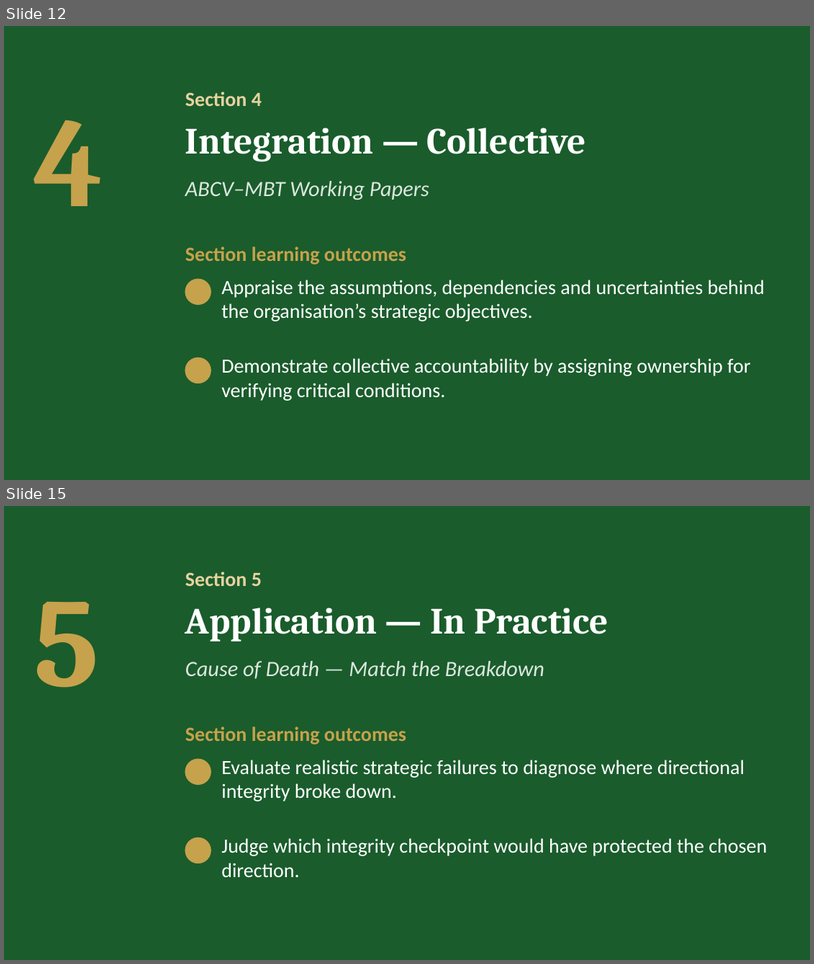
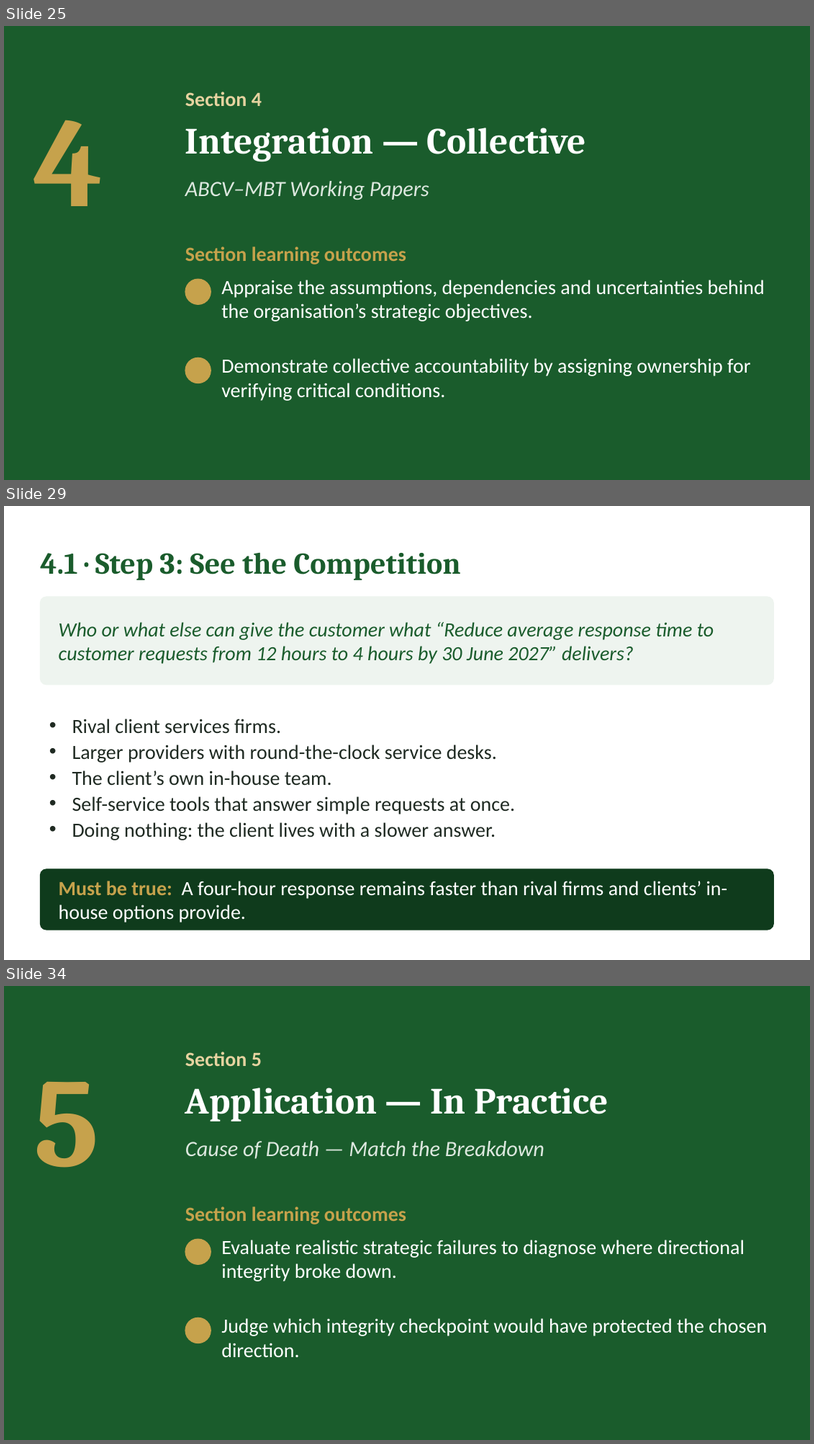
Before and after one commit to IBSL26/ibsl-platform, a slide deck: Unit decks/Unit 04 - Direction Integrity (ABCV-MBT).pptx. Shown one above the other, each under a label of ours: slides 12 and 15 before the commit, slides 25, 29 and 34 after it; the slides between them are not shown. The pictures are 814x964 and 814x1444 pixels, drawn with LibreOffice and Linux fonts; fonts in the diff are those of the drawing; background and template pictures are left out. Boxes give left, top, right and bottom in pixels: in the first picture for what was removed or moved away, otherwise in the second. Text is boxed around its words. In the diff, an @@ line names an element or a change of style, - is before the commit and + after.

```diff
--- a/Unit decks/Unit 04 - Direction Integrity (ABCV-MBT).pptx
+++ b/Unit decks/Unit 04 - Direction Integrity (ABCV-MBT).pptx
@@ slide 29 added at box(4, 506, 810, 960), background #FFFFFF @@
@@ text added at box(40, 553, 460, 580), 36 pt, text #1A5C2C, bold @@
+4.1 · Step 3: See the Competition
@@ rounded rectangle added at box(40, 597, 774, 685), fill #EEF4EF, outline #EEF4EF 1 pt @@
@@ text added at box(59, 622, 714, 664), 24 pt, text #1A5C2C, italic @@
+Who or what else can give the customer what “Reduce average response time to customer requests from 12 hours to 4 hours by 30 June 2027” delivers?
@@ text added at box(72, 718, 515, 840), 24 pt, text #1F2A22 @@
+• Rival client services firms.
+• Larger providers with round-the-clock service desks.
+• The client’s own in-house team.
+• Self-service tools that answer simple requests at once.
+• Doing nothing: the client lives with a slower answer.
@@ rounded rectangle added at box(40, 869, 774, 929), fill #0F3B1C, outline #0F3B1C 1 pt @@
@@ text added at box(59, 880, 728, 922), 24 pt, text #FFFFFF @@
+Must be true: A four-hour response remains faster than rival firms and clients’ in-house options provide.
@@ what was slide 12 is now slide 25 @@
@@ what was slide 15 is now slide 34 @@
```
Also in this commit, not shown: 7 slides changed, 24 other slides added, 5 slides removed, 30 other files.
